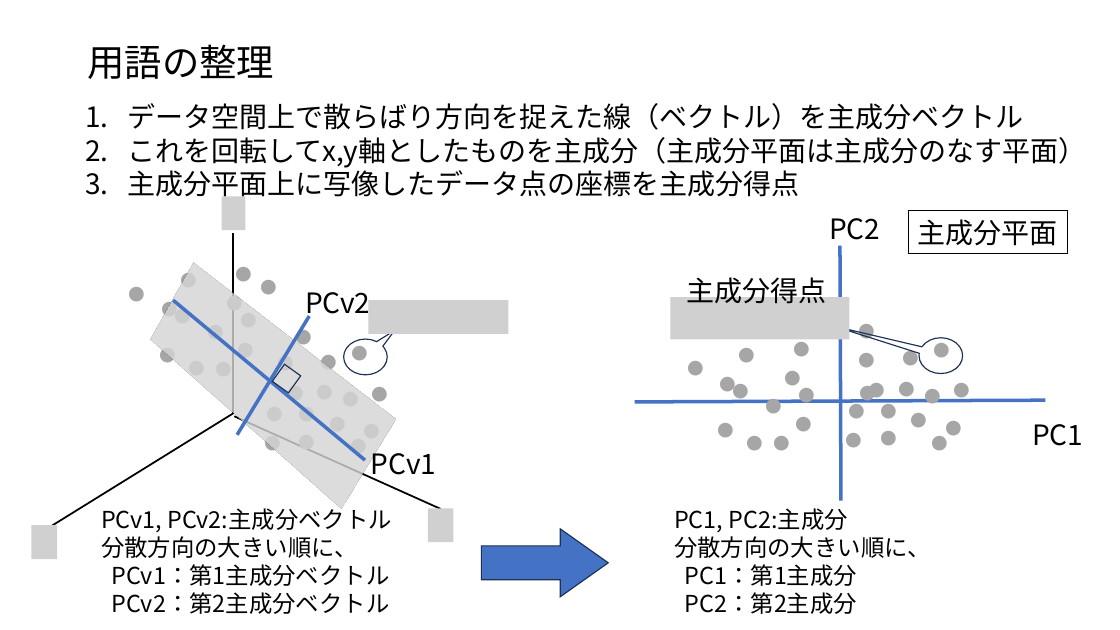
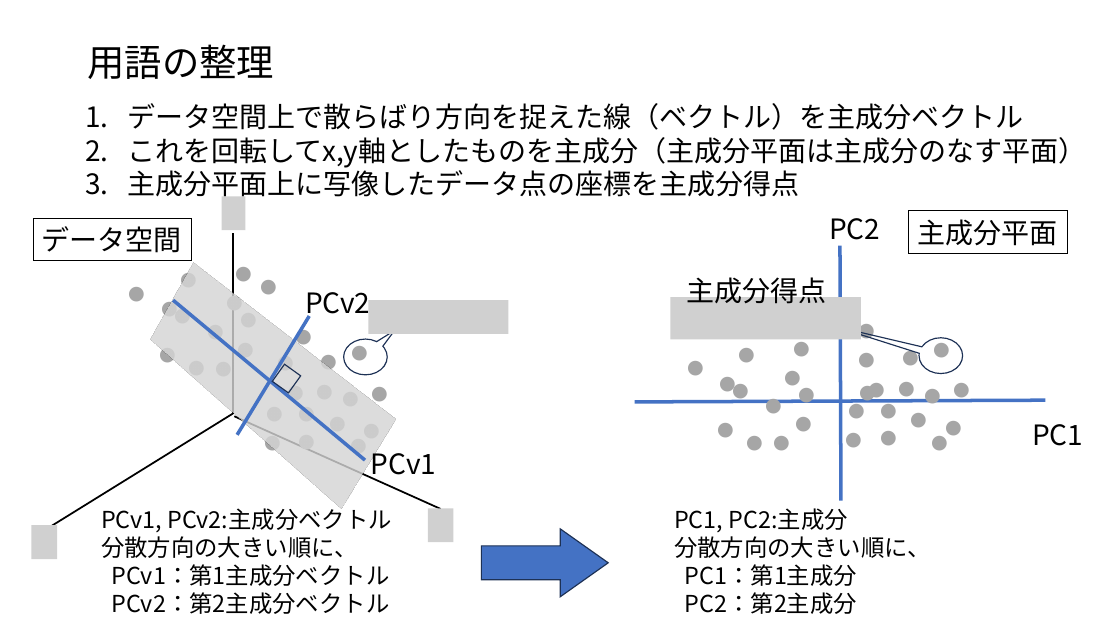
Before and after one commit to ueharaLab/NLP_7-PCA, a slide deck: slide 6 of NLP_6 PCA(BASICS)_ver2.pptx. Drawn at 1120x630 pixels with LibreOffice and Linux fonts; fonts in the diff are those of the drawing; grey boxes stand for pictures. Boxes give left, top, right and bottom in pixels: in the first picture for what was removed or moved away, otherwise in the second. Text is boxed around its words. In the diff, an @@ line names an element or a change of style, - is before the commit and + after.

```diff
--- a/NLP_6 PCA(BASICS)_ver2.pptx
+++ b/NLP_6 PCA(BASICS)_ver2.pptx
@@ rectangle added at [34,218,192,260], outline #000000 0.75 pt, 24 pt, text #000000 @@
+データ空間
@@ picture: place and size @@
-picture at [670,297,849,339]
+picture at [670,297,861,339]
```
Also in this commit, not shown: 6 other slides changed, 3 other files.
